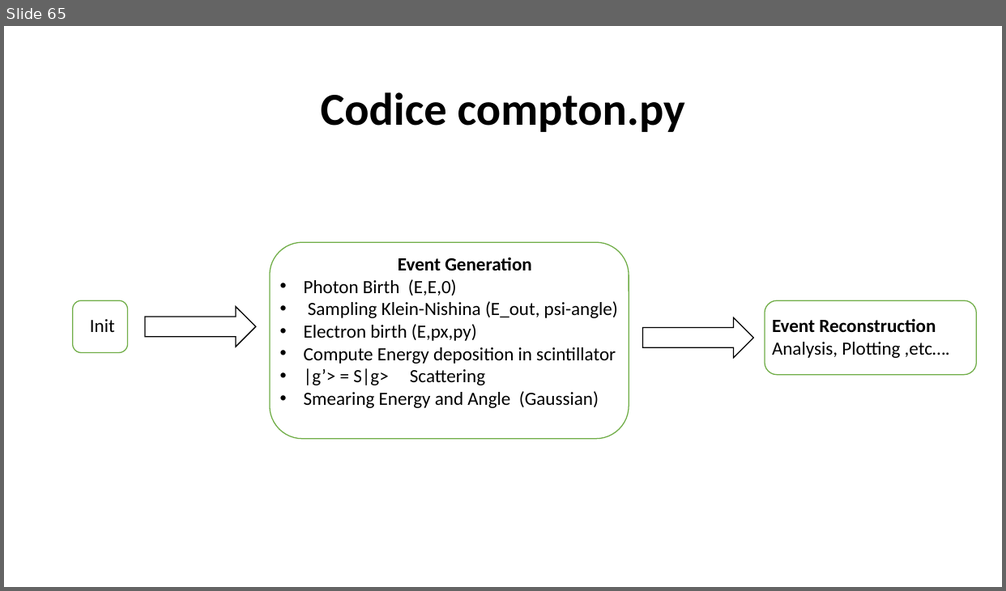
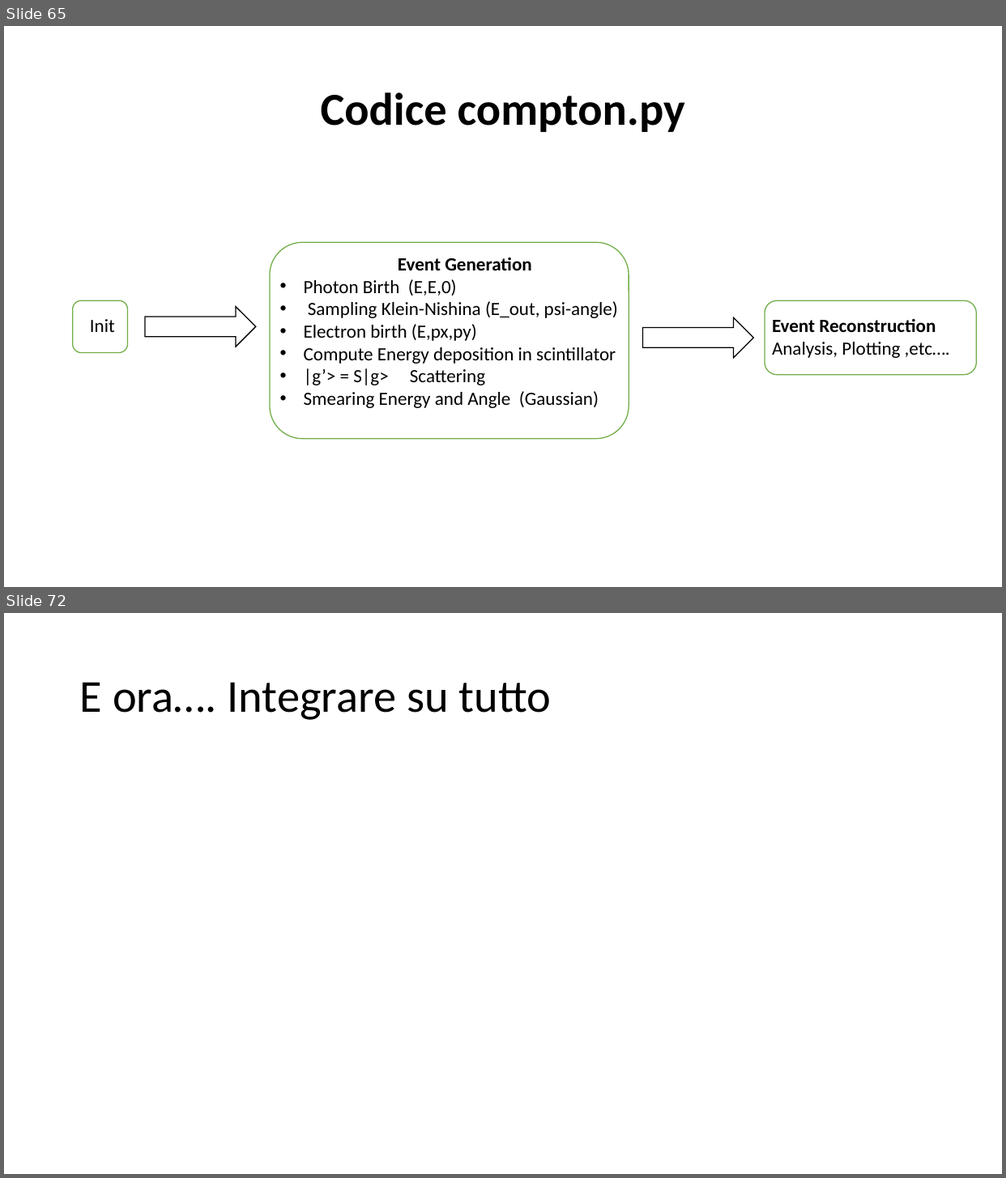
Before and after one commit to marcomonte94/Montecarlo, a slide deck: Slide Corso Metodi Montecarlo.pptx. Shown one above the other, each under a label of ours: slide 65 before the commit, slides 65 and 72 after it; the slides between them are not shown. The pictures are 1006x591 and 1006x1178 pixels, drawn with LibreOffice and Linux fonts; fonts in the diff are those of the drawing; grey boxes stand for pictures. Boxes give left, top, right and bottom in pixels: in the first picture for what was removed or moved away, otherwise in the second. Text is boxed around its words. In the diff, an @@ line names an element or a change of style, - is before the commit and + after.

```diff
--- a/Slide Corso Metodi Montecarlo.pptx
+++ b/Slide Corso Metodi Montecarlo.pptx
@@ slide 72 added at (4,613,1002,1174), background #FFFFFF @@
@@ title added at (80,682,552,720), 44 pt, text #000000 @@
+E ora…. Integrare su tutto
```
Also in this commit, not shown: 9 other slides added, 2 other files.
